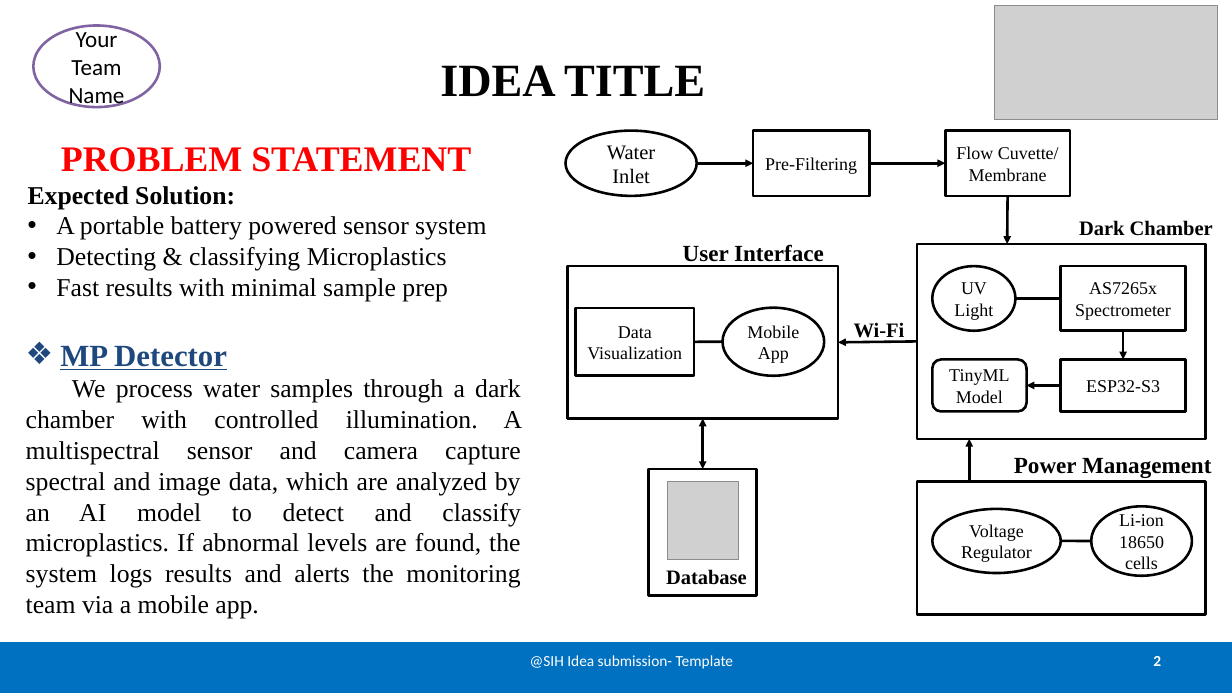
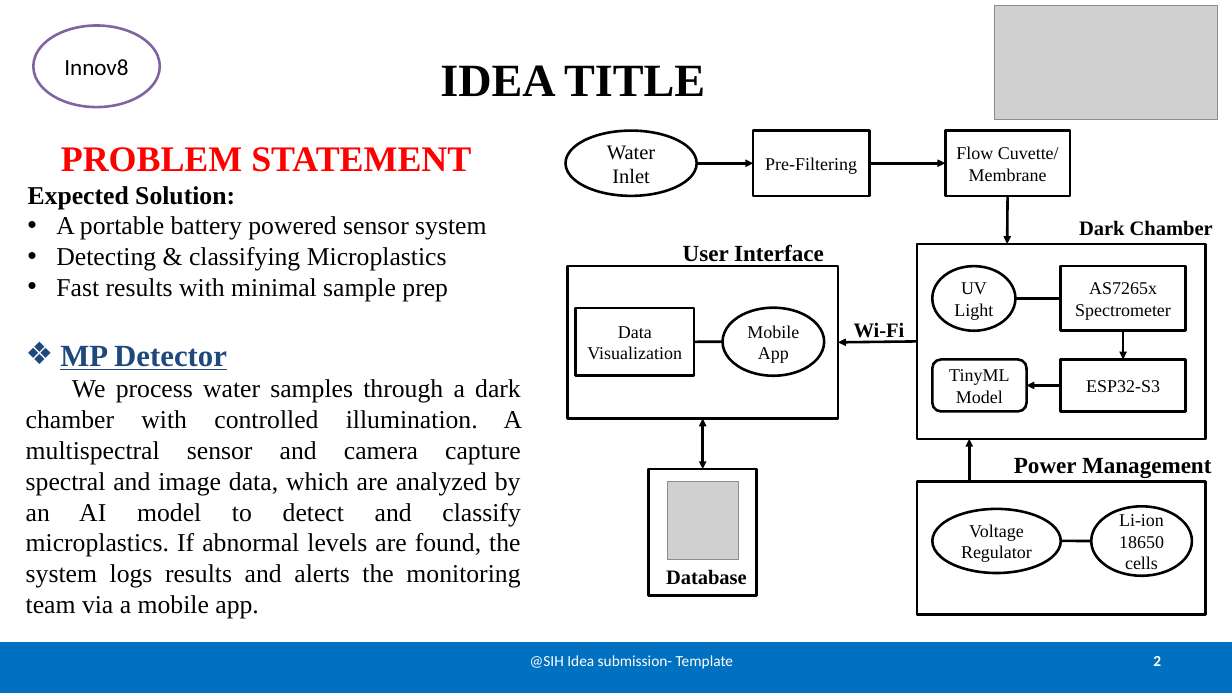
Before and after one commit to sanjaykn8/SIH25, a slide deck: slide 2 of Detector.pptx. Drawn at 1232x693 pixels with LibreOffice and Linux fonts; fonts in the diff are those of the drawing; grey boxes stand for pictures. Boxes give left, top, right and bottom in pixels: in the first picture for what was removed or moved away, otherwise in the second. Text is boxed around its words. In the diff, an @@ line names an element or a change of style, - is before the commit and + after.

```diff
--- a/Detector.pptx
+++ b/Detector.pptx
@@ text in ellipse at bbox=[64, 59, 128, 75]: text changed @@
-Your Team Name
+Innov8
```
Also in this commit, not shown: 6 other slides changed.
